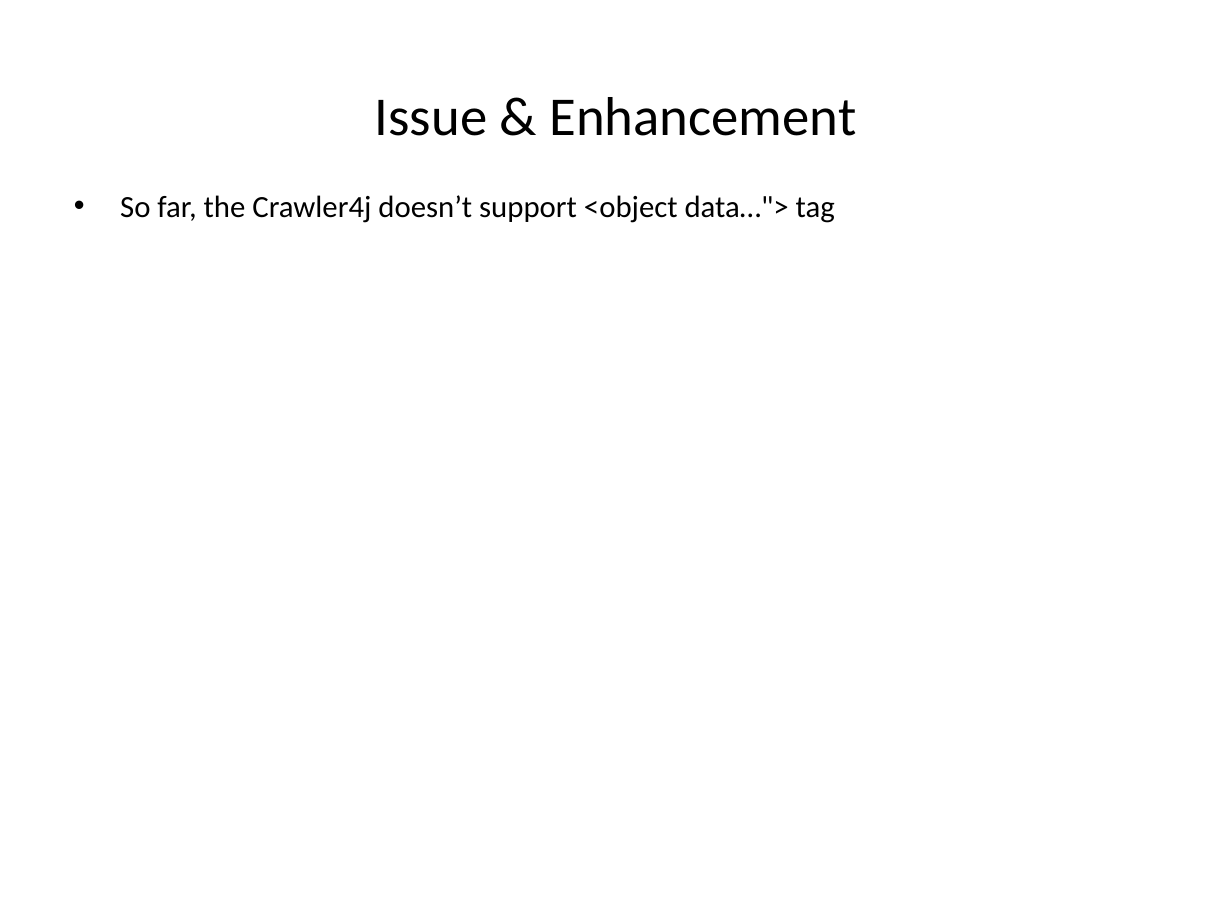
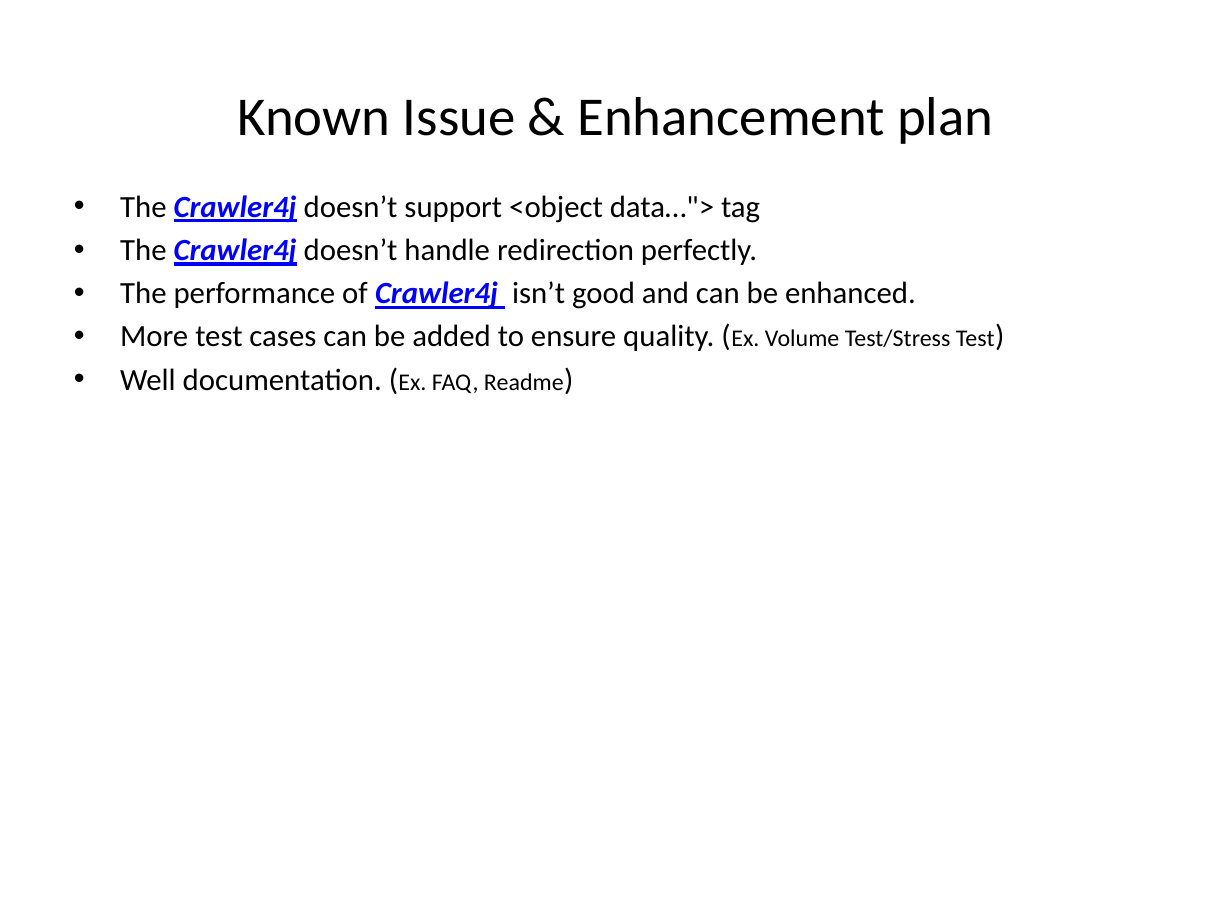
Before and after one commit to johnklee/sd2014, a slide deck: slide 9 of SD_Crawler4j/docs/Crawler4j_SiTreeDesign.pptx (slide 8 before the commit). Drawn at 1232x924 pixels with LibreOffice and Linux fonts; fonts in the diff are those of the drawing. Boxes give left, top, right and bottom in pixels: in the first picture for what was removed or moved away, otherwise in the second. Text is boxed around its words. In the diff, an @@ line names an element or a change of style, - is before the commit and + after.

Commit message:
- Enhance unit test cases - Update design document

```diff
--- a/SD_Crawler4j/docs/Crawler4j_SiTreeDesign.pptx
+++ b/SD_Crawler4j/docs/Crawler4j_SiTreeDesign.pptx
@@ title at [238, 97, 993, 144]: text changed @@
-Issue & Enhancement
+Known Issue & Enhancement plan
@@ text at [120, 195, 995, 394]: text changed @@
-• So far, the Crawler4j doesn’t support <object data…"> tag
+• The Crawler4j doesn’t support <object data…"> tag
+• The Crawler4j doesn’t handle redirection perfectly.
+• The performance of Crawler4j isn’t good and can be enhanced.
+• More test cases can be added to ensure quality. (Ex. Volume Test/Stress Test)
+• Well documentation. (Ex. FAQ, Readme)
```
Also in this commit, not shown: 1 other slide changed, 1 slide added, 13 other files.
